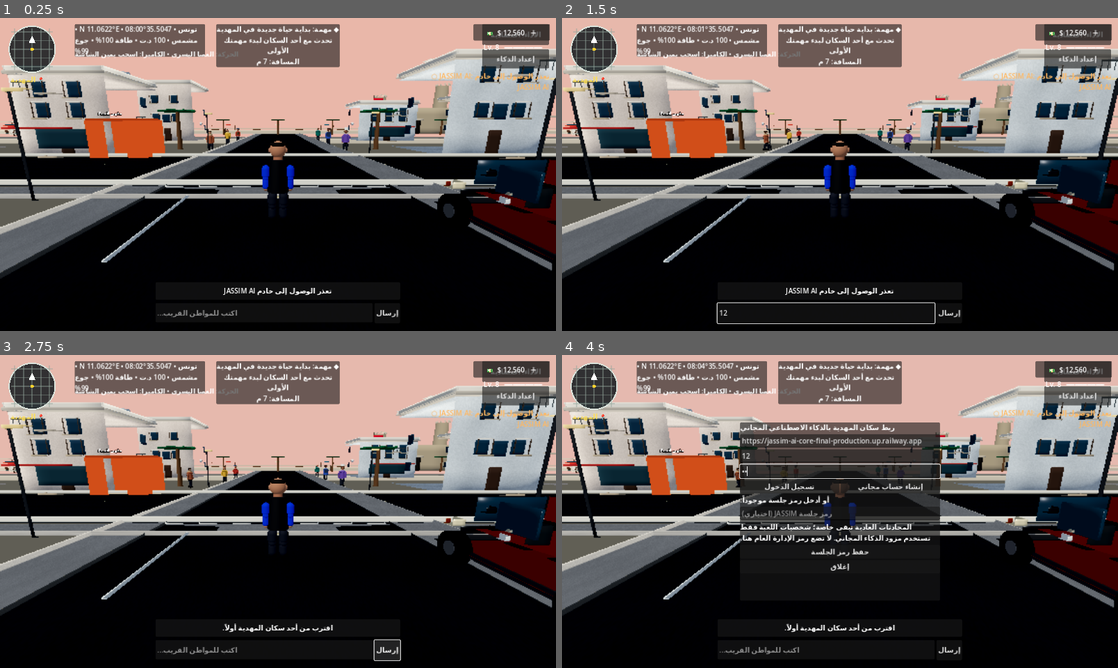
Above: before the commit, frames 1-4 (two rows, left to right).
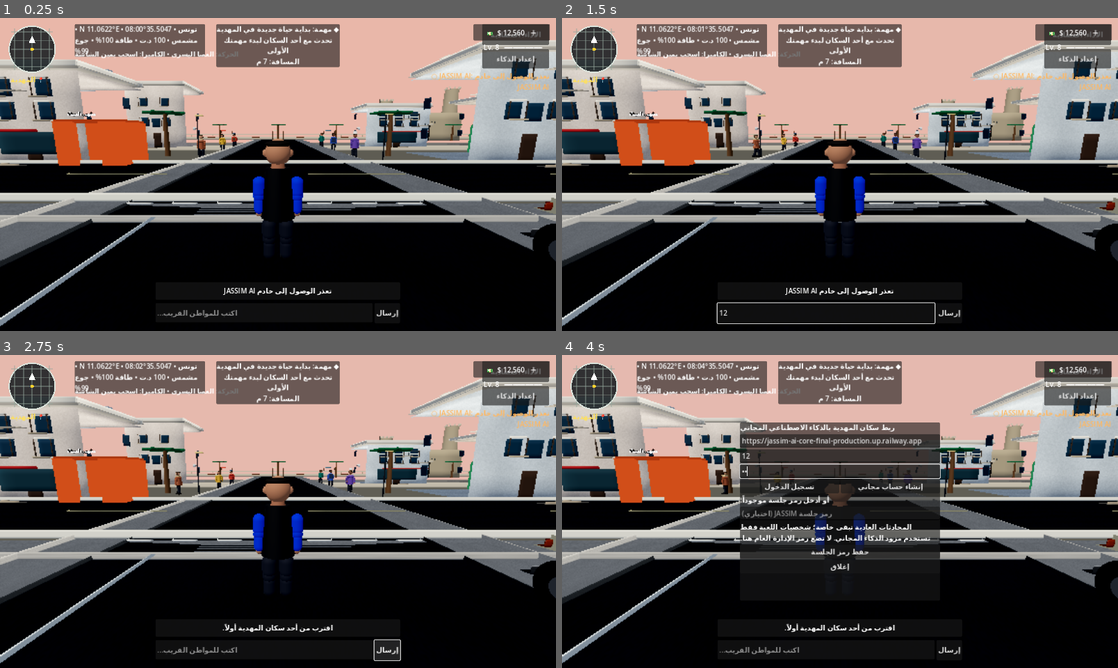
Above: after the commit, the same moments.

Repository: stevennpllk-crypto/REAL-LIFE-MAHDIA
Game: Godot game, scene res://scenes/Main.tscn
Same seed, same stepped clock (60 frames per second), same inputs: the game is played once before the commit and once after it.
Inputs (mouse positions are in pixels of both pictures, inside the frame that each line leads up to):
- Up to frame 1 (0.25 s): no input
- Up to frame 2 (1.5 s): click (828, 312) at 0.52 s; type "12" at 0.6 s; click "الأداء: اقتصادية" at 1.25 s
- Up to frame 3 (2.75 s): click "إرسال" at 2 s
- Up to frame 4 (4 s): click "إعداد الذكاء" at 2.75 s; click (840, 455) at 3.52 s; type "12" at 3.6 s; click (840, 470) at 3.75 s; type "12" at 3.83 s; click (840, 514) at 3.98 s

The runs differ from the first frame. In frame 1, 32% of the frame differs, in the area x 0-100%, y 7-99%; in frame 2, 32%; in frame 3, 32%; in frame 4, 28%.

Commit message:
Bring third-person camera closer to player

Diff:
--- a/scripts/player.gd
+++ b/scripts/player.gd
@@ -67,12 +67,12 @@
 	camera_pivot.position.y = 1.48
 	add_child(camera_pivot)
 	camera = Camera3D.new()
-	camera.position = Vector3(0, 1.0, 5.8)
-	# A positive pitch points the camera above the horizon in Godot's -Z forward convention.
-	# Tilt slightly downward so the player and the nearby 3D street occupy the opening frame.
-	camera.rotation_degrees.x = -12.0
+	# Closer over-the-shoulder framing: keep the full character readable while
+	# reducing empty foreground and making mobile touch control feel more immediate.
+	camera.position = Vector3(0, 0.72, 3.85)
+	camera.rotation_degrees.x = -10.0
 	camera.current = true
-	camera.fov = 68.0
+	camera.fov = 66.0
 	camera.near = 0.08
 	camera_pivot.add_child(camera)
 	if not OS.has_feature("mobile"):
